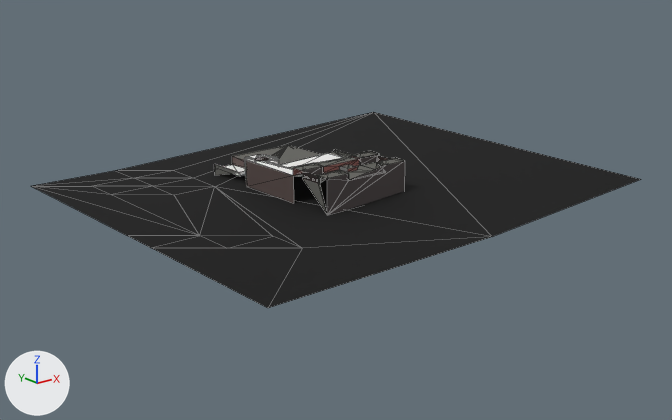
The glTF model public/twins/chatt/models/market-court.glb as it was, and as the next commit left it.
Camera for both pictures: a camera (50 mm lens) standing at (-350.0, -435.0, 159.0) and looking at (-7.0, -7.0, -12.0). Arrows for +X, +Y and +Z are at lower left; the lights stay in place. The first picture is the older version. Mesh edges are drawn as thin lines. Where no turn or scale is listed for an object, it has been applied to the vertices. Vertices at exactly the same position are counted once.

Before the edit, the objects in view are built like this:
```python
me_mesh_0 = bpy.data.meshes.new('Mesh_0')
me_mesh_0.from_pydata(...)  # 293 vertices, 539 faces; spans x -147.0..147.0, y -126.0..126.0, z -12.0..12.0
# faces by material slot: [342, 197]
me_mesh_0.materials.append(mat_palettematerial001)  # picture img_palettebasecolor
me_mesh_0.materials.append(mat_palettematerial002)  # picture img_palettebasecolor
ob_mesh_0 = bpy.data.objects.new('Mesh_0', me_mesh_0)
ob_mesh_0.location = (-1.6, -2.8, 11.2)
```
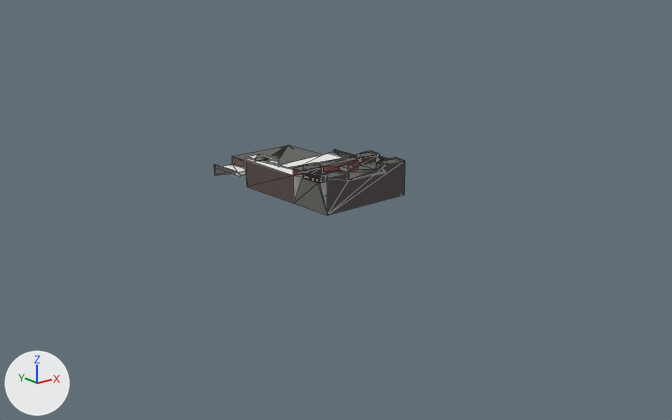
Where the newer file only moved an object's origin or applied its transform, the numbers keep the older frame.

Changed parts and their boxes (x1, y1, x2, y2) in the pictures (672 x 420 px; the box of a moved part takes in the faces that stretch with it):
```json
{"object": "Mesh_0", "change": "reshaped", "before": [31, 112, 641, 308], "after": [214, 145, 405, 215], "on screen": "69% narrower, 64% shorter"}
{"part": 1, "of": "me_mesh_0", "change": "deleted", "before": [31, 112, 641, 308]}
{"part": 2, "of": "me_mesh_0", "change": "moved or reshaped", "before": [294, 157, 384, 214], "after": [293, 157, 384, 215]}
```

Edits to the scene script, one JSON object a line:
```json
{"block": "me_mesh_0", "where": "# used by ob_mesh_0; location = (-1.6, -2.8, 11.2)"}
{"op": "remove", "block": "me_mesh_0", "code": "me_mesh_0.from_pydata(...)  # 293 vertices, 539 faces; spans x -147.0..147.0, y -126.0..126.0, z -12.0..12.0"}
{"op": "add", "block": "me_mesh_0", "code": "me_mesh_0.from_pydata(...)  # 274 vertices, 517 faces; spans x -44.0..22.0, y -39.0..76.0, z -12.0..12.0"}
{"block": "me_mesh_0", "change": "me_mesh_0 part 1: the loose piece of 20 vertices spanning x -147.0..147.0, y -126.0..126.0, z -12.0..-1.0 is deleted"}
{"block": "me_mesh_0", "change": "me_mesh_0 part 2"}
{"block": "me_mesh_0", "change": "22 faces are deleted"}
{"block": "me_mesh_0", "change": "2 vertices move within x 20.0, y -17.0, z 7.0"}
{"block": "me_mesh_0", "change": "1 vertex is added at (19.0, -6.0, 4.0)"}
{"block": "me_mesh_0", "change": "2 new faces join them, mat_palettematerial001 (picture img_palettebasecolor)"}
{"block": "me_mesh_0", "change": "28 new faces join them, mat_palettematerial002 (picture img_palettebasecolor)"}
```
